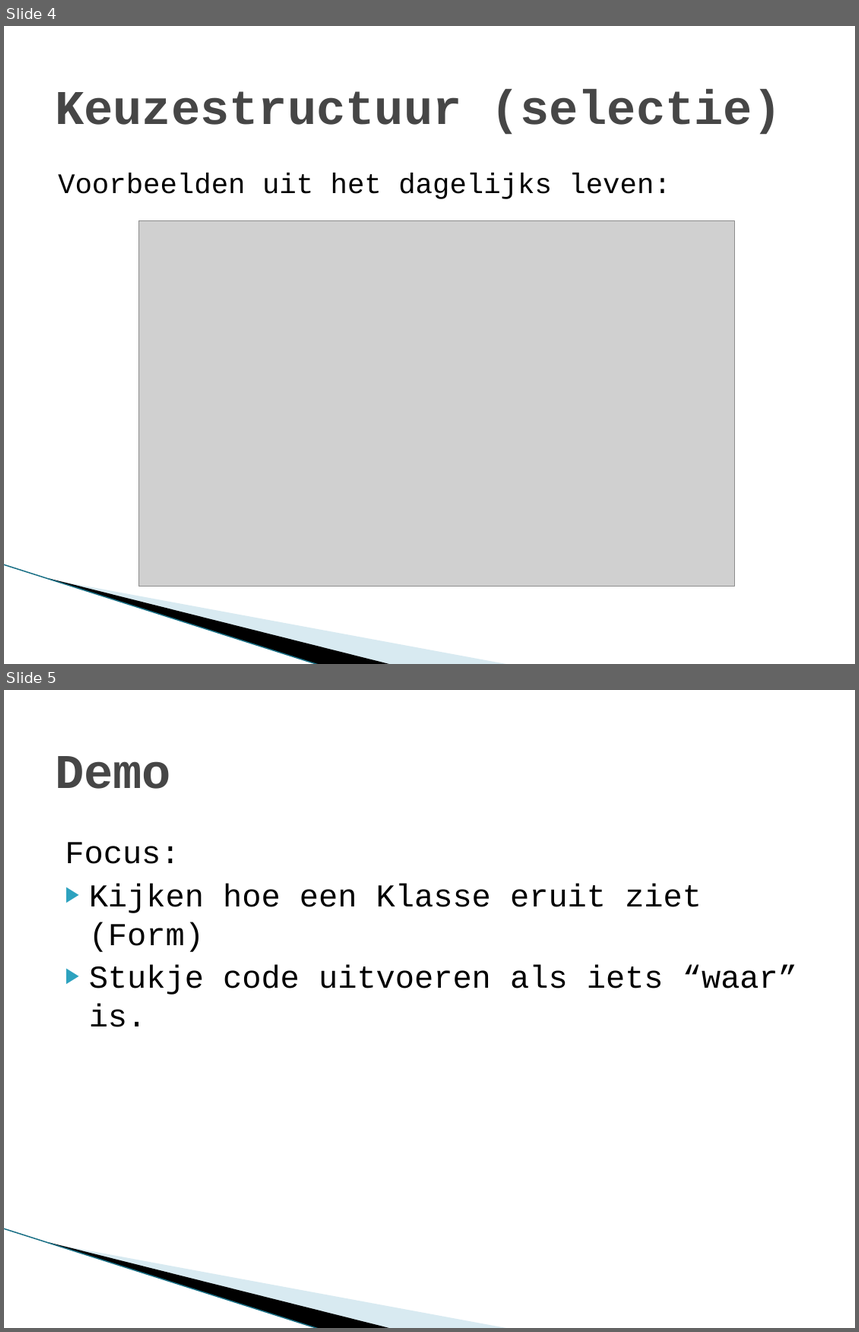
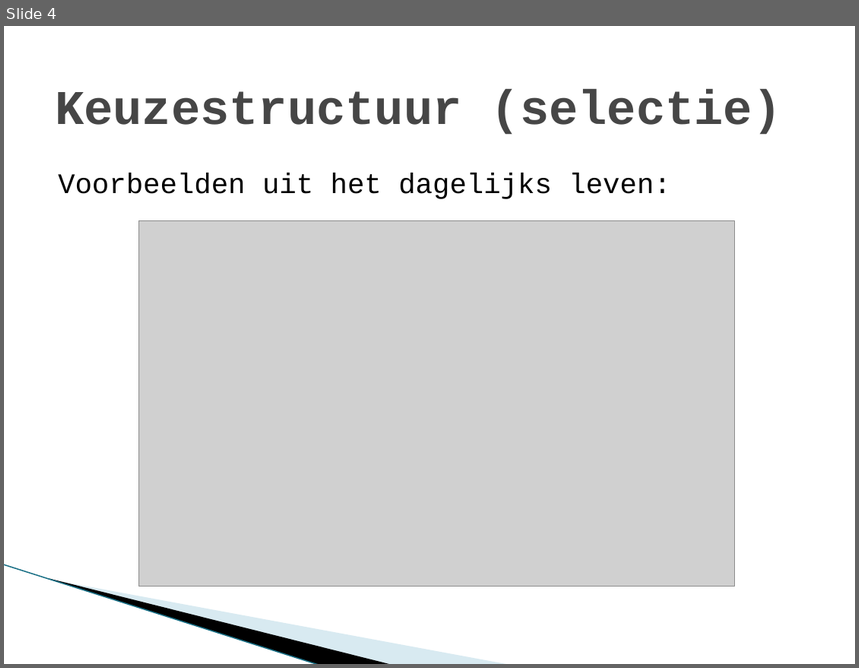
Before and after one commit to stasemsoft/softwarematerial, a slide deck: docs/basic/conditioneel/Keuzestructuren.pptx. Shown one above the other, each under a label of ours: slides 4 and 5 before the commit, slide 4 after it. The pictures are 859x1332 and 859x668 pixels, drawn with LibreOffice and Linux fonts; fonts in the diff are those of the drawing; grey boxes stand for pictures; background and template pictures are left out. Boxes give left, top, right and bottom in pixels: in the first picture for what was removed or moved away, otherwise in the second. Text is boxed around its words. In the diff, an @@ line names an element or a change of style, - is before the commit and + after.

```diff
--- a/docs/basic/conditioneel/Keuzestructuren.pptx
+++ b/docs/basic/conditioneel/Keuzestructuren.pptx
@@ slide 5 removed at bbox=[4, 690, 855, 1328], background #FFFFFF; not listed: 3 template elements that a slide beside it also shows @@
@@ title removed at bbox=[55, 756, 171, 789] @@
-Demo
@@ text removed at bbox=[65, 842, 797, 1027] @@
-Focus:
-▶ Kijken hoe een Klasse eruit ziet (Form)
-▶ Stukje code uitvoeren als iets “waar” is.
```
Also in this commit, not shown: 1 other slide removed, 4 other files.
